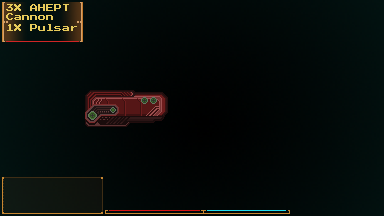
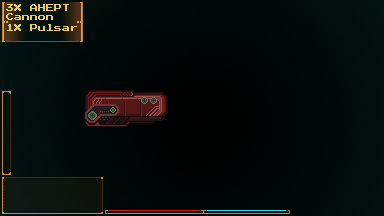
Layer changes from the first 384×216 image to the second:
added layer "Layer 3" above "Pulsar" over [2, 91, 11, 175]
